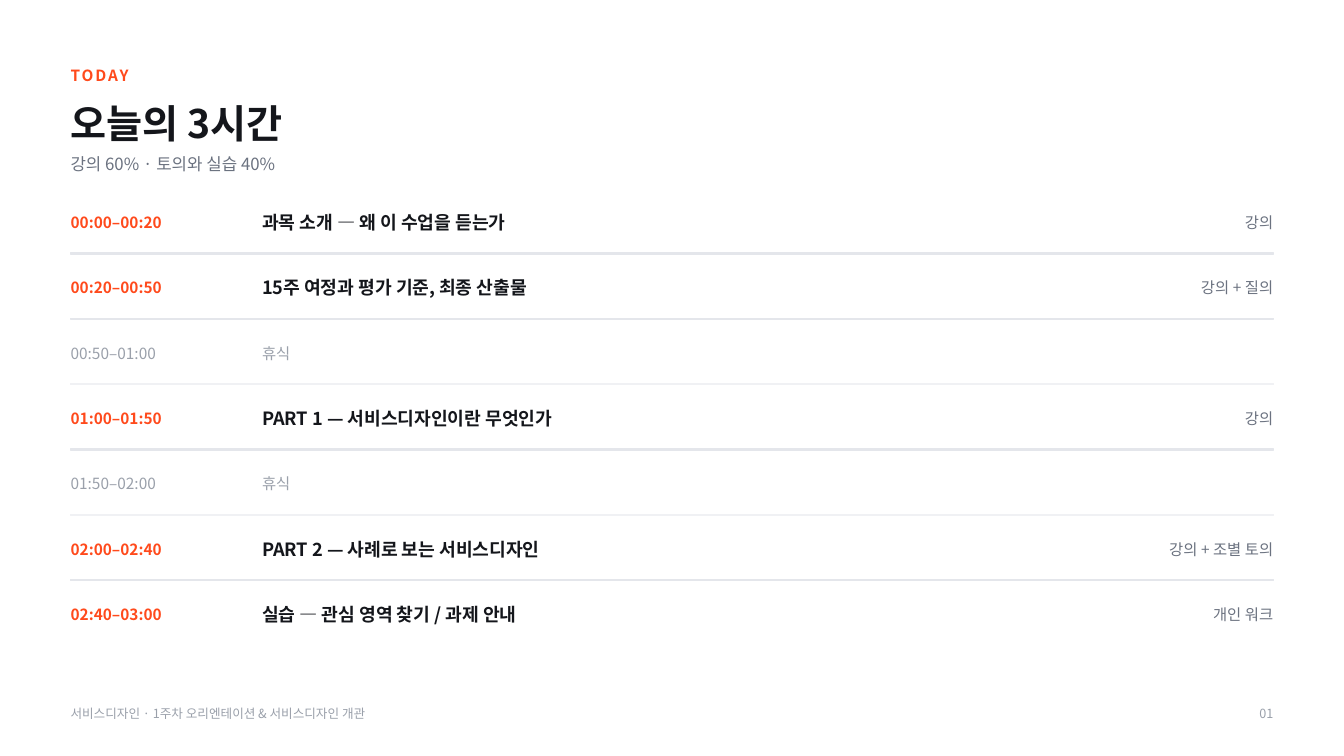
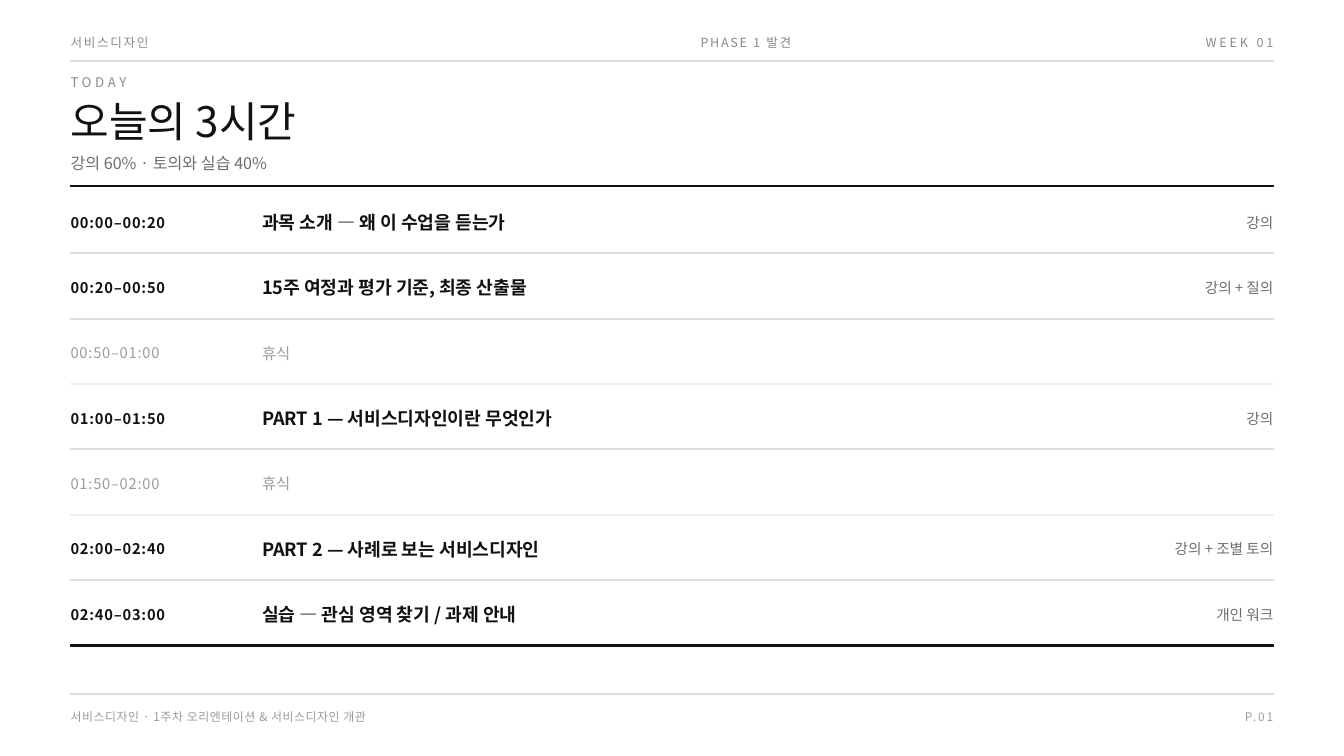
Before and after one commit to design-eng/MIN.D, a slide deck: slide 2 of dist/weeks/서비스디자인_01주차_오리엔테이션.pptx. Drawn at 1344x756 pixels with LibreOffice and Linux fonts; fonts in the diff are those of the drawing. Boxes give left, top, right and bottom in pixels: in the first picture for what was removed or moved away, otherwise in the second. Text is boxed around its words. In the diff, an @@ line names an element or a change of style, - is before the commit and + after.

```diff
--- a/dist/weeks/서비스디자인_01주차_오리엔테이션.pptx
+++ b/dist/weeks/서비스디자인_01주차_오리엔테이션.pptx
@@ text added at <box>71,36,149,48</box>, 9 pt, text #8A8A8A @@
+서비스디자인
@@ text added at <box>701,37,791,48</box>, 9 pt, text #8A8A8A @@
+PHASE 1 발견
@@ text added at <box>1206,38,1274,47</box>, 9 pt, text #8A8A8A @@
+WEEK 01
@@ text "TODAY": place and size @@
-text "TODAY" at <box>71,63,1273,89</box>
+text "TODAY" at <box>71,77,127,87</box>
@@ text "TODAY" at <box>71,77,127,87</box>: size 11 to 9.5 pt, text colour #FF4A1C to #8A8A8A, letter spacing 1.4 to 2.6 pt, bold off @@
@@ rectangle added at <box>71,60,1273,62</box>, fill #DCDCDC, outline #DCDCDC 1 pt @@
@@ text "오늘의 3시간" at <box>71,102,297,141</box>: size 28 to 30 pt, text colour #14161B to #111111, bold off @@
@@ text "강의 60% · 토의와 실습 ..." at <box>71,155,267,171</box>: size 12 to 11.5 pt, text colour #6B7280 to #6E6E6E @@
@@ rectangle added at <box>71,186,1273,187</box>, fill #111111, outline #111111 1 pt @@
@@ text "00:50–01:00" at <box>71,347,160,358</box>: size 11 to 10.5 pt, text colour #9AA0AA to #9B9B9B, letter spacing 0 to 0.6 pt @@
@@ text "휴식" at <box>262,346,290,360</box>: text colour #9AA0AA to #9B9B9B @@
@@ text "01:50–02:00" at <box>71,478,160,489</box>: size 11 to 10.5 pt, text colour #9AA0AA to #9B9B9B, letter spacing 0 to 0.6 pt @@
@@ text "휴식" at <box>262,476,290,490</box>: text colour #9AA0AA to #9B9B9B @@
@@ size 11 to 10.5 pt, text colour #FF4A1C to #111111, letter spacing 0 to 0.6 pt in 5 elements at <box>71,217,166,228</box>, <box>71,282,166,293</box>, <box>71,413,166,424</box>, <box>71,543,166,554</box>, <box>71,609,166,620</box> @@
@@ fill #E4E6EB to #DCDCDC; outline #E4E6EB 1 pt to #DCDCDC 1 pt in 4 elements at <box>71,253,1273,254</box>, <box>71,319,1273,320</box>, <box>71,449,1273,450</box>, <box>71,580,1273,581</box> @@
@@ text colour #14161B to #111111 in 5 elements at <box>262,213,505,231</box>, <box>262,278,527,298</box>, <box>262,409,552,427</box>, <box>262,540,539,558</box>, <box>262,605,516,623</box> @@
@@ size 11 to 10.5 pt, text colour #6B7280 to #6E6E6E in 5 elements at <box>1246,216,1273,229</box>, <box>1205,281,1273,294</box>, <box>1246,412,1273,425</box>, <box>1175,542,1273,555</box>, <box>1216,608,1273,621</box> @@
@@ rectangle added at <box>71,645,1273,646</box>, fill #111111, outline #111111 1 pt @@
@@ text "서비스디자인 · 1주차 오리엔테이션 & ..." at <box>71,711,365,722</box>: size 9 to 8.5 pt, text colour #9AA0AA to #9B9B9B, letter spacing 0 to 0.4 pt @@
@@ rectangle added at <box>71,694,1273,695</box>, fill #DCDCDC, outline #DCDCDC 1 pt @@
@@ text at <box>1245,712,1256,721</box>: text changed; size 9 to 8.5 pt; text colour #9AA0AA to #9B9B9B @@
-01
+P.01
```
Also in this commit, not shown: 17 other slides changed, 19 other files.
